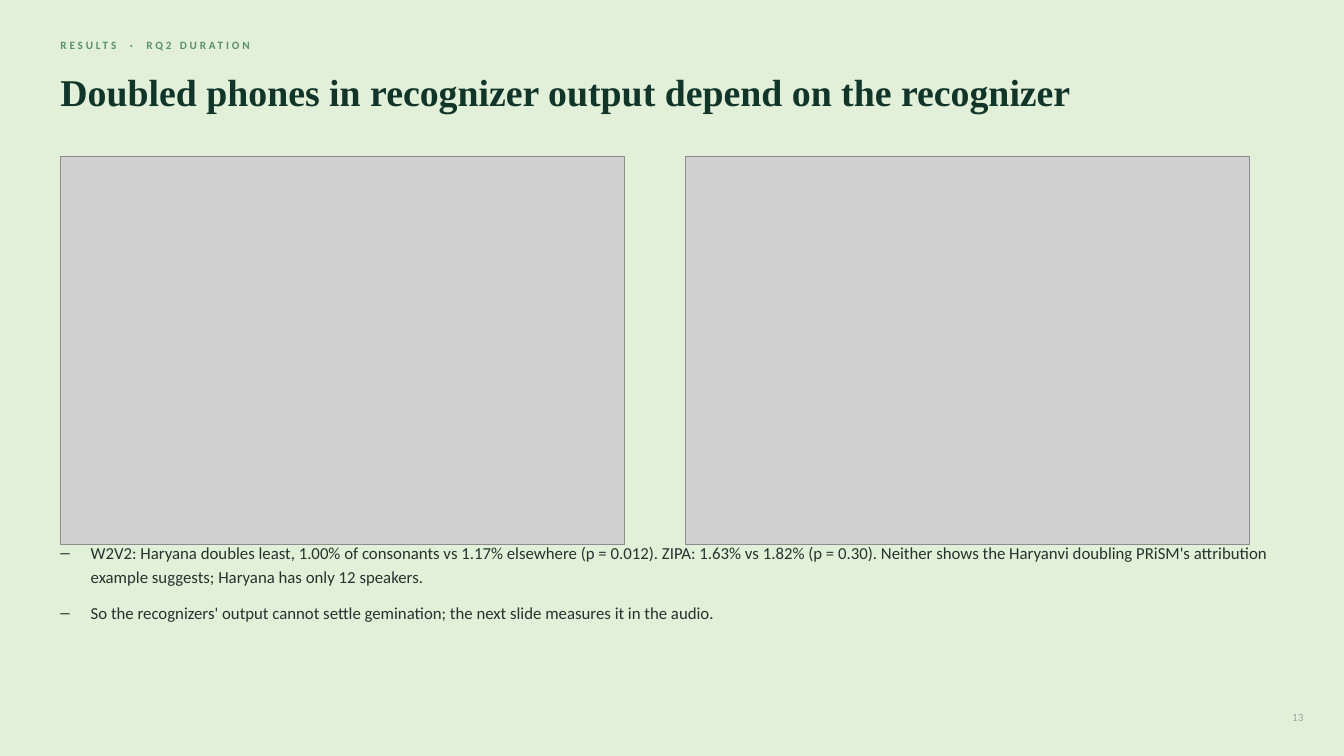
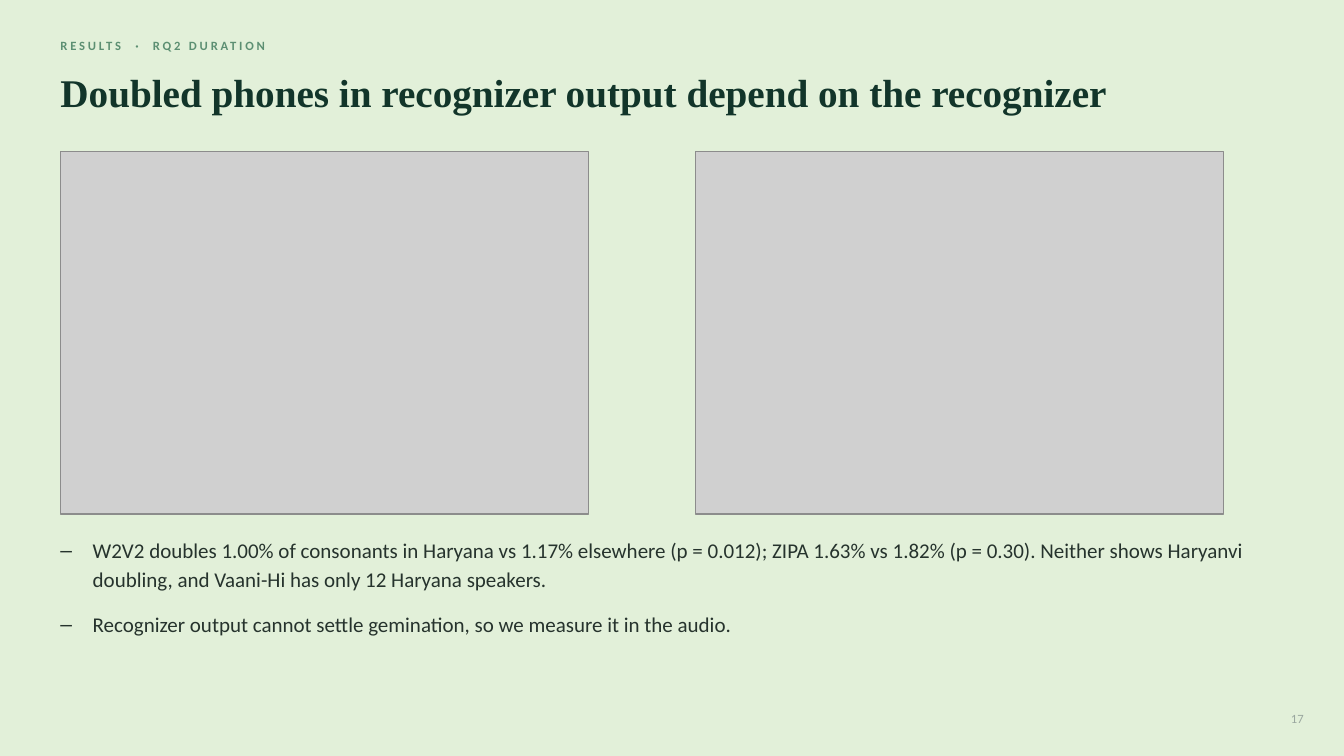
Before and after one commit to unignoramus11/sal-project, a slide deck: slide 17 of slides/mid/mid_evaluation.pptx (slide 13 before the commit). Drawn at 1344x756 pixels with LibreOffice and Linux fonts; fonts in the diff are those of the drawing; grey boxes stand for pictures. Boxes give left, top, right and bottom in pixels: in the first picture for what was removed or moved away, otherwise in the second. Text is boxed around its words. In the diff, an @@ line names an element or a change of style, - is before the commit and + after.

```diff
--- a/slides/mid/mid_evaluation.pptx
+++ b/slides/mid/mid_evaluation.pptx
@@ text "RESULTS · RQ2 DURATION" at (60, 38, 1270, 64): size 8 to 9 pt @@
@@ text "Doubled phones in recognizer output ..." at (60, 79, 1106, 115): size 27 to 28 pt @@
@@ picture: place and size @@
-picture at (60, 156, 625, 544)
+picture at (60, 151, 589, 514)
@@ picture: place and size @@
-picture at (686, 156, 1250, 544)
+picture at (696, 151, 1224, 514)
@@ text at (93, 543, 1243, 636): text changed; size 12 to 15 pt @@
-– W2V2: Haryana doubles least, 1.00% of consonants vs 1.17% elsewhere (p = 0.012). ZIPA: 1.63% vs 1.82% (p = 0.30). Neither shows the Haryanvi doubling PRiSM's attribution example suggests; Haryana has only 12 speakers.
-– So the recognizers' output cannot settle gemination; the next slide measures it in the audio.
+– W2V2 doubles 1.00% of consonants in Haryana vs 1.17% elsewhere (p = 0.012); ZIPA 1.63% vs 1.82% (p = 0.30). Neither shows Haryanvi doubling, and Vaani-Hi has only 12 Haryana speakers.
+– Recognizer output cannot settle gemination, so we measure it in the audio.
@@ text at (1291, 715, 1304, 723): text changed; size 8 to 9 pt @@
-13
+17
```
Also in this commit, not shown: 14 other slides changed, 6 slides added, 2 slides removed, 6 other files.
